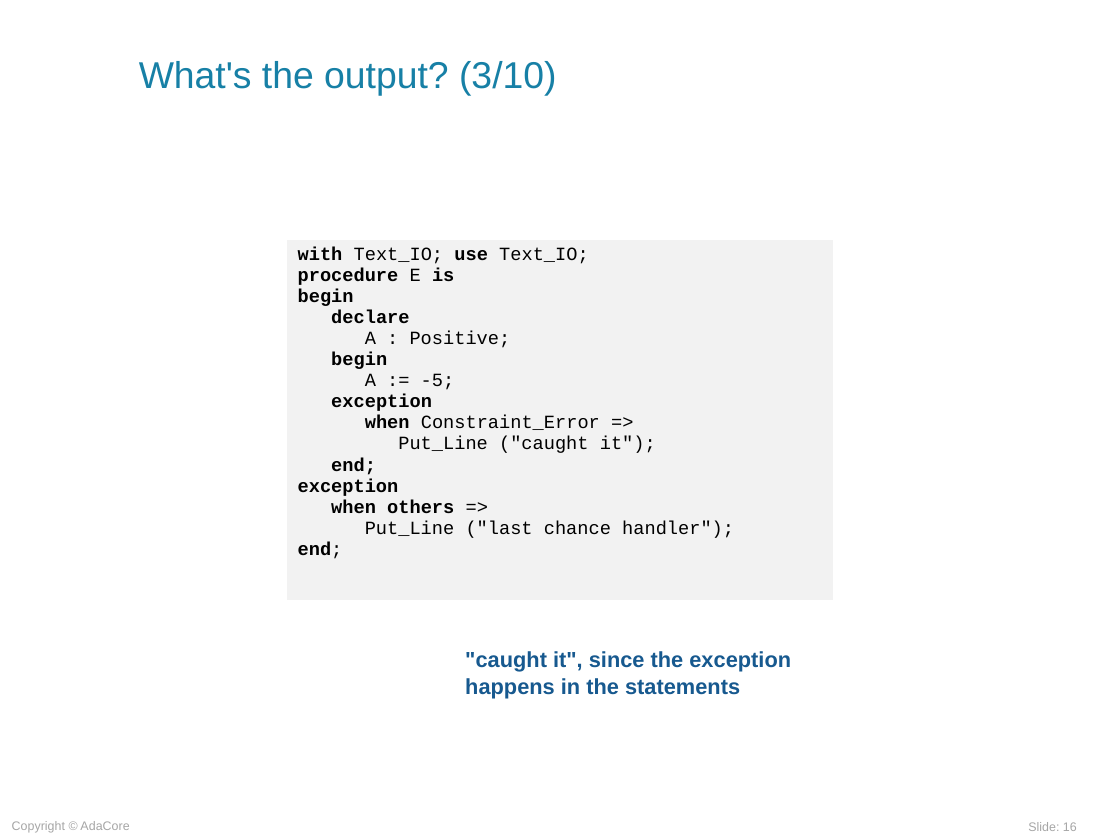
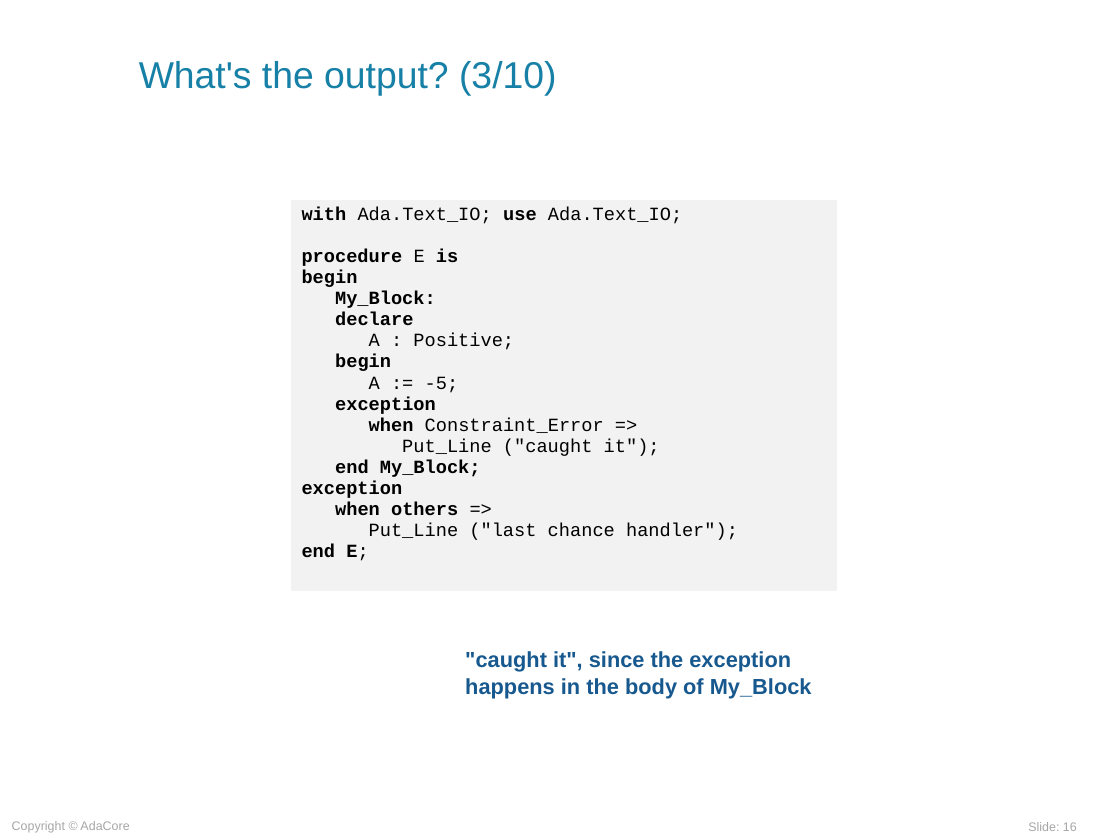
Before and after one commit to AdaCoreU/Courses, a slide deck: slide 16 of lectures/03_Programming_in_the_Large/01_Exceptions/slides/Exceptions.ppt. Drawn at 1120x840 pixels with LibreOffice and Linux fonts; fonts in the diff are those of the drawing; background and template pictures are left out. Boxes give left, top, right and bottom in pixels: in the first picture for what was removed or moved away, otherwise in the second. Text is boxed around its words. In the diff, an @@ line names an element or a change of style, - is before the commit and + after.

Commit message:
Updated English Exceptions Lecture
Updated English Exceptions Lecture

```diff
--- a/lectures/03_Programming_in_the_Large/01_Exceptions/slides/Exceptions.ppt
+++ b/lectures/03_Programming_in_the_Large/01_Exceptions/slides/Exceptions.ppt
@@ table at (290,199,837,591) @@
@@ row 1, column 1: "with Text_IO; use Text_IO; / procedure E is / begin / declare / A : Positive; / begin / A := -5; / exception / when Constraint_Error => / Put_Line ("caught it"); / end; / exception / when others => / Put_Line ("last chance handler"); / end;" to "with Ada.Text_IO; use Ada.Text_IO; / procedure E is / begin / My_Block: / declare / A : Positive; / begin / A := -5; / exception / when Constraint_Error => / Put_Line ("caught it"); / end My_Block; / exception / when others => / Put_Line ("last chance handler"); / end E;" @@
@@ table: place and size @@
-table at (287,240,833,601)
+table at (290,199,837,591)
@@ text at (465,651,812,698): text changed @@
-"caught it", since the exception happens in the statements
+"caught it", since the exception happens in the body of My_Block
```
Also in this commit, not shown: 26 other slides changed, 1 slide added, 1 other file.
